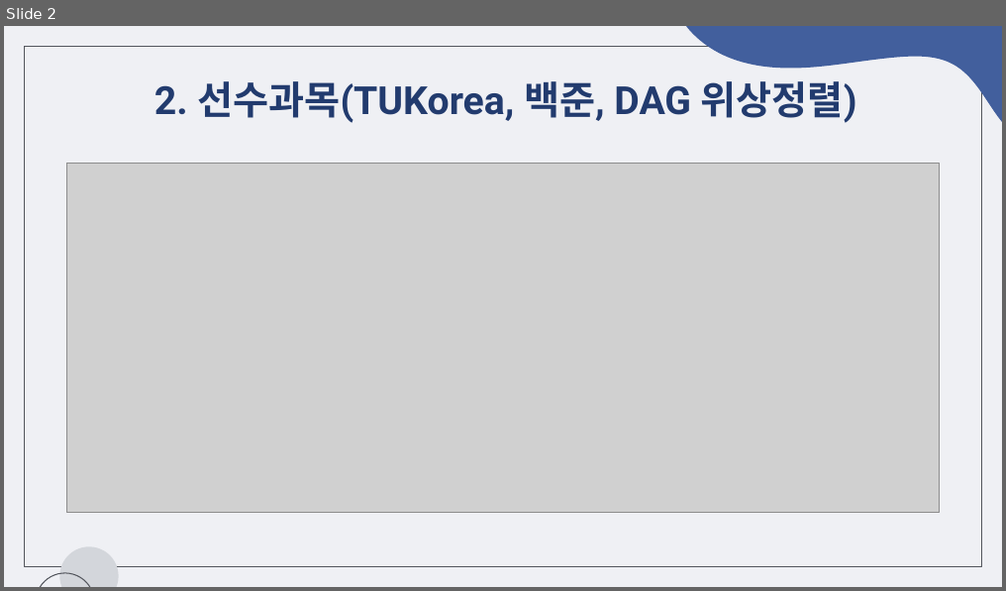
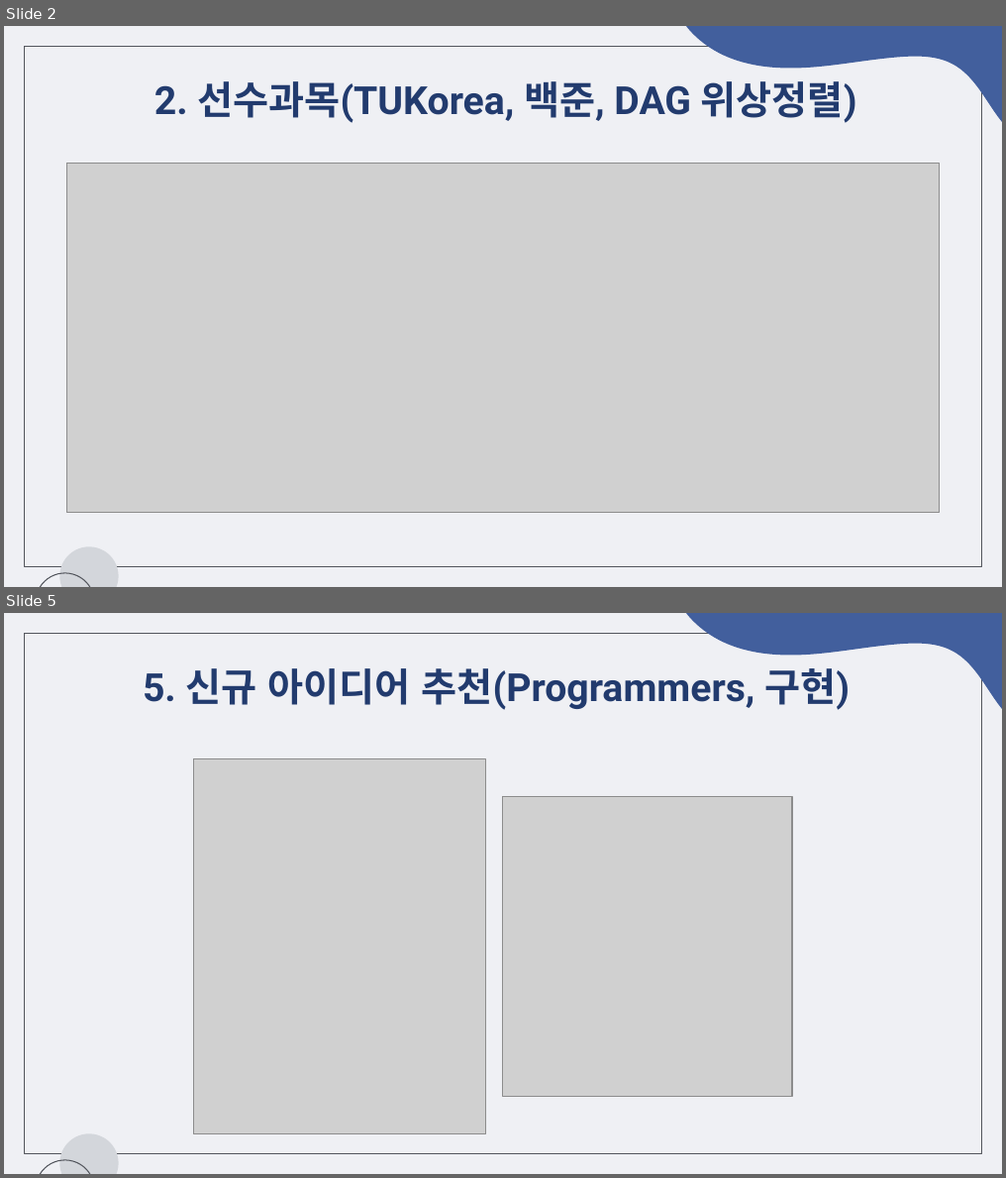
Before and after one commit to chaeeun-dev/CodingTest, a slide deck: 문제해결프로그래밍_숙제/제출용/숙제8_2022182035.pptx. Shown one above the other, each under a label of ours: slide 2 before the commit, slides 2 and 5 after it; the slides between them are not shown. The pictures are 1006x591 and 1006x1178 pixels, drawn with LibreOffice and Linux fonts; fonts in the diff are those of the drawing; grey boxes stand for pictures. Boxes give left, top, right and bottom in pixels: in the first picture for what was removed or moved away, otherwise in the second. Text is boxed around its words. In the diff, an @@ line names an element or a change of style, - is before the commit and + after.

```diff
--- a/문제해결프로그래밍_숙제/제출용/숙제8_2022182035.pptx
+++ b/문제해결프로그래밍_숙제/제출용/숙제8_2022182035.pptx
@@ slide 5 added at [4, 613, 1002, 1174], background #EFF0F4; not listed: 4 template elements that a slide beside it also shows @@
@@ title added at [143, 668, 849, 710], 28 pt, text #223B6E, bold @@
+5. 신규 아이디어 추천(Programmers, 구현)
@@ picture added at [194, 759, 486, 1135] @@
@@ picture added at [503, 796, 792, 1097] @@
```
Also in this commit, not shown: 1 slide changed, 1 other slide added, 4 slides removed, 1 other file.
